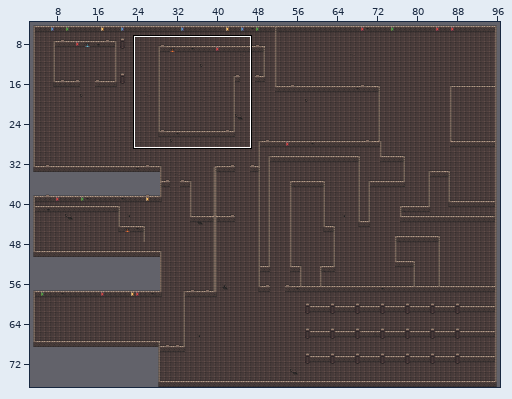
Two states of a Tiled map, assets/mapa_dungorcs.tmx. Above: a wide view before the commit, with the close-up outlined.
Close-up. First the earlier version:
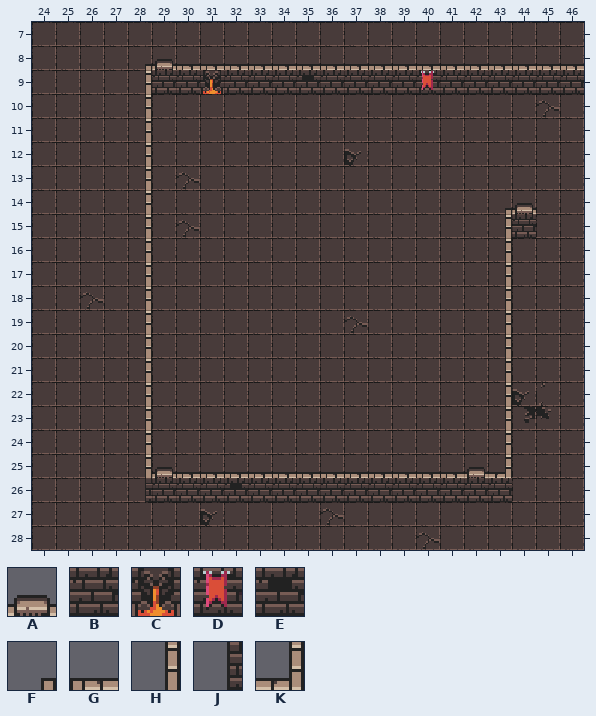
Cells are 16x16 px. Shown: x 24..46, y 7..28. The commit also changed other parts of the map, which this record leaves out.
Key: from "dungeon_tileset": A 4, B 34, C 36, D 65, E 67, F 224, G 226, H 256, J 288, K 291.
_ is an empty cell.
Layers that did not change in this view are not listed.
Layer "Paredes" before, first column x 24:
 7 _______________________
 8 ____FAGGGGGGGGGGGGGGGGG
 9 ____HBBCBBBEBBBBDBBBBBB
10 ____H__________________
11 ____H__________________
12 ____H__________________
13 ____H__________________
14 ____H______________FA__
15 ____H______________HB__
16 ____H______________H___
17 ____H______________H___
18 ____H______________H___
19 ____H______________H___
20 ____H______________H___
21 ____H______________H___
22 ____H______________H___
23 ____H______________H___
24 ____H______________H___
25 ____HAGGGGGGGGGGGGAK___
26 ____JBBBEBBBBBBBBBBB___
27 _______________________
28 _______________________
Now the later version:
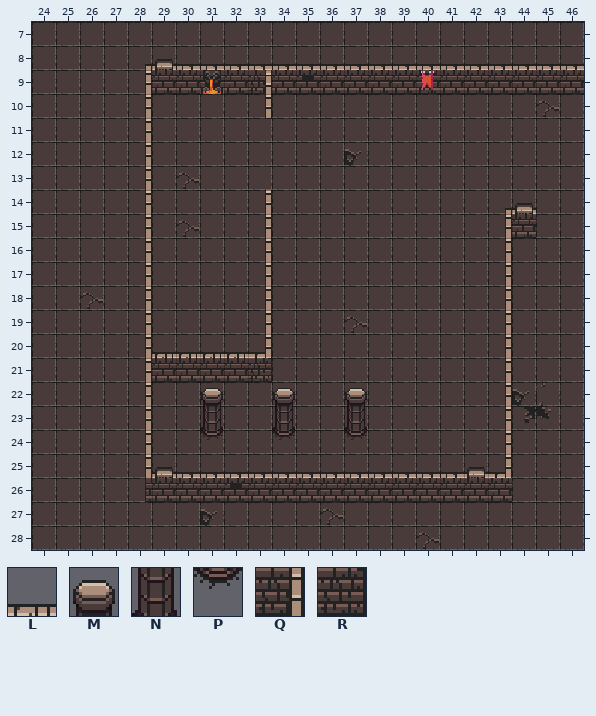
Further tiles: from "dungeon_tileset": L 2, M 165, N 197, P 229, Q 259, R 323.
Change:
Changed rows in their new state; . is an unchanged cell.
Layer "Paredes":
first column x 33:
 9 Q
10 H
first column x 29:
14 ....H....
15 ....H....
16 ....H....
17 ....H....
18 ....H....
19 ....H....
20 LLLLK....
21 BBBBR....
22 ..M..M..M
23 ..N..N..N
24 ..P..P..P
Boxes around the changes in both close-ups, in picture pixels (x1, y1, x2, y2):
changed: (249, 70, 272, 118)
added: (152, 190, 295, 440)
added: (344, 388, 367, 440)
